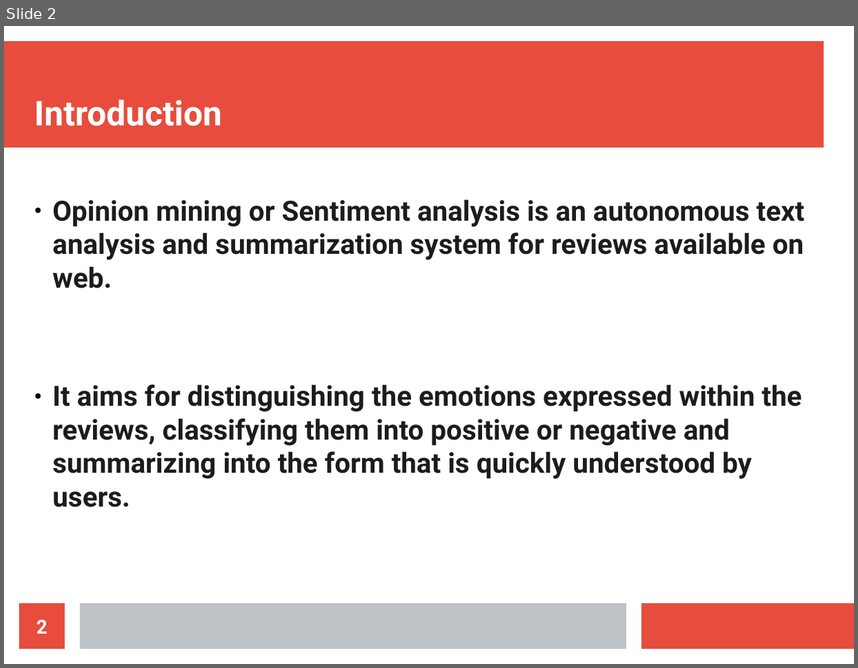
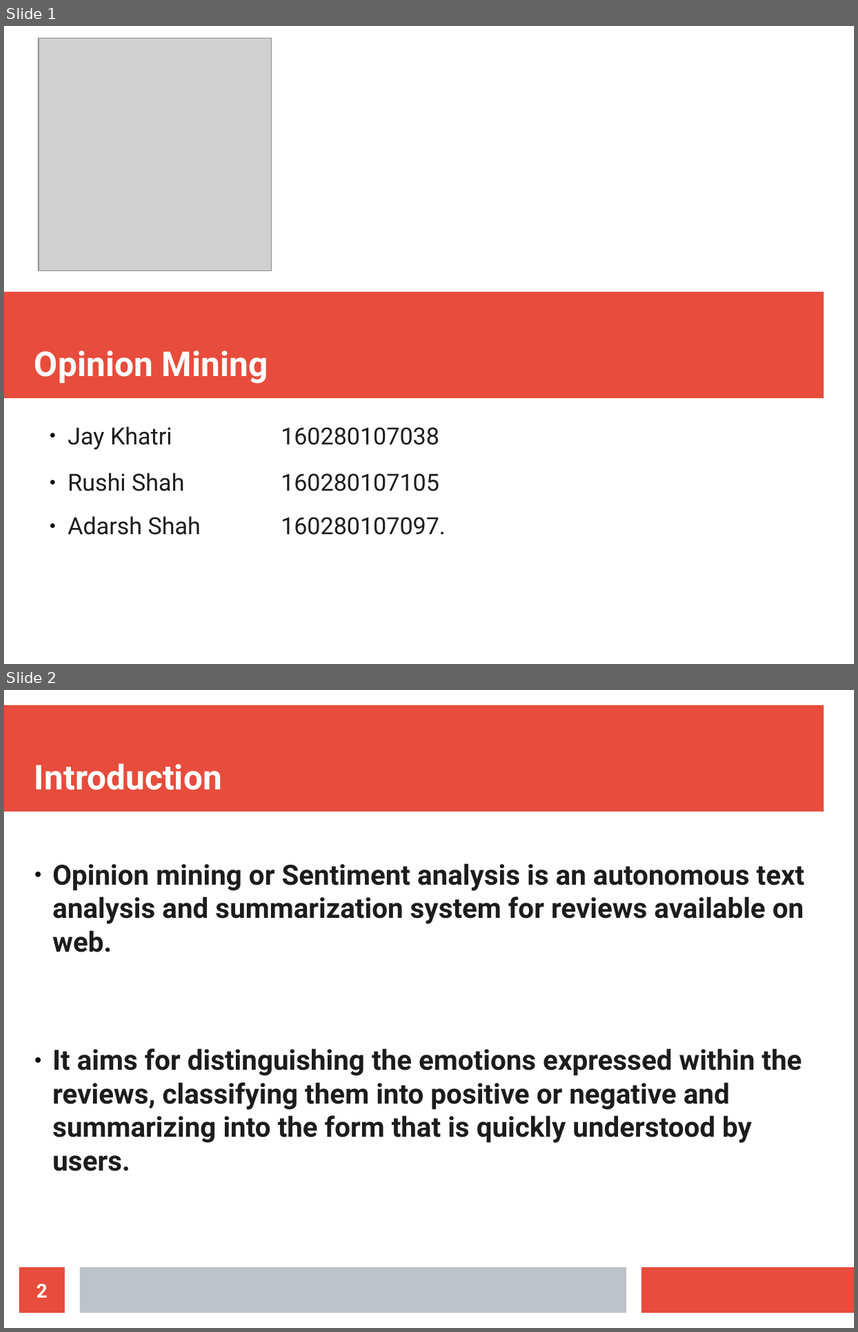
Before and after one commit to AdarshShah/OpinionMining, a slide deck: Project.odp. Shown one above the other, each under a label of ours: slide 2 before the commit, slides 1 and 2 after it. The pictures are 858x668 and 858x1332 pixels, drawn with LibreOffice and Linux fonts; fonts in the diff are those of the drawing; grey boxes stand for pictures. Boxes give left, top, right and bottom in pixels: in the first picture for what was removed or moved away, otherwise in the second. Text is boxed around its words. In the diff, an @@ line names an element or a change of style, - is before the commit and + after.

```diff
--- a/Project.odp
+++ b/Project.odp
@@ slide 1 added at (x1=4, y1=26, x2=854, y2=664), background #FFFFFF @@
@@ picture added at (x1=38, y1=38, x2=272, y2=272) @@
@@ rectangle added at (x1=4, y1=292, x2=824, y2=398), fill #E74C3C @@
@@ title added at (x1=34, y1=350, x2=268, y2=383), 32 pt, text #FFFFFF, bold @@
+Opinion Mining
@@ subtitle added at (x1=67, y1=426, x2=446, y2=535), 22 pt, text #1C1C1C @@
+● Jay Khatri 160280107038
+● Rushi Shah 160280107105
+● Adarsh Shah 160280107097.
```
Also in this commit, not shown: 4 other slides added, 2 slides removed, 1 other file.
